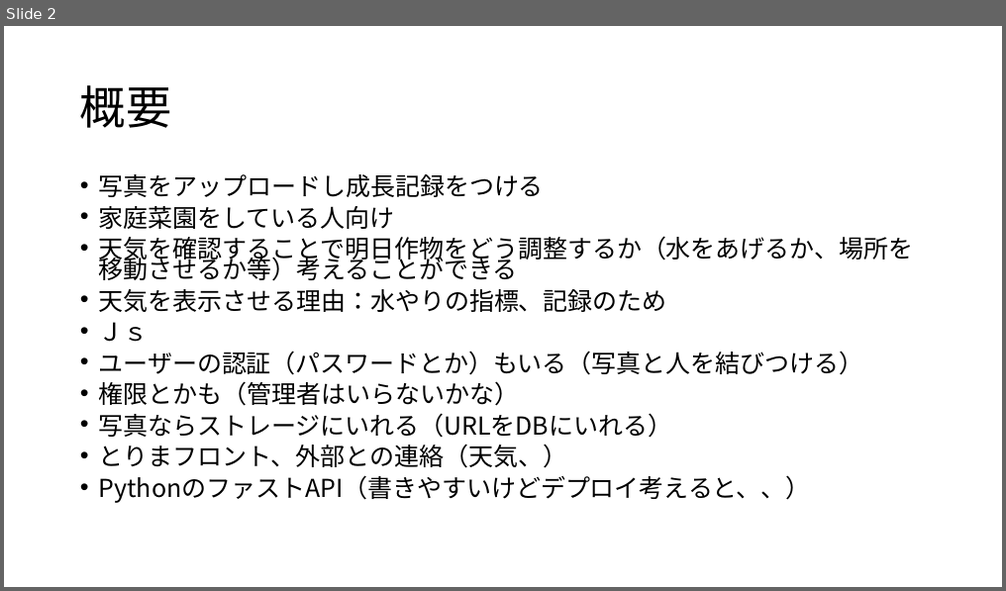
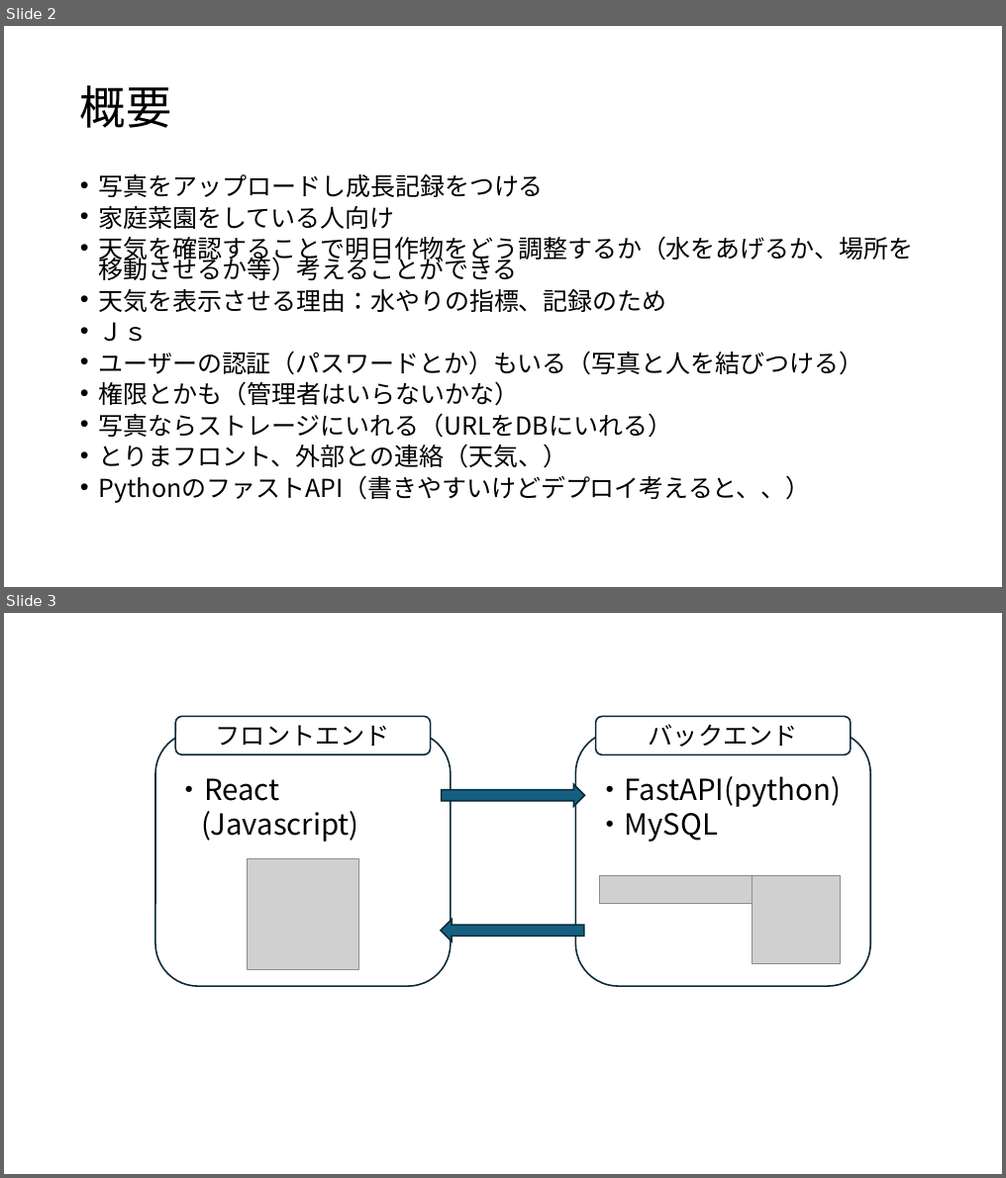
Before and after one commit to matsuri002/Gaedening_Diary, a slide deck: docs/栽培管理アプリ.pptx. Shown one above the other, each under a label of ours: slide 2 before the commit, slides 2 and 3 after it. The pictures are 1006x591 and 1006x1178 pixels, drawn with LibreOffice and Linux fonts; fonts in the diff are those of the drawing; grey boxes stand for pictures. Boxes give left, top, right and bottom in pixels: in the first picture for what was removed or moved away, otherwise in the second. Text is boxed around its words. In the diff, an @@ line names an element or a change of style, - is before the commit and + after.

Commit message:
update:パワーポイントの変更

```diff
--- a/docs/栽培管理アプリ.pptx
+++ b/docs/栽培管理アプリ.pptx
@@ slide 3 added at [4,613,1002,1174], background #FFFFFF @@
@@ rounded rectangle added at [155,731,450,986], fill #FFFFFF, outline #092A39 1.5 pt, 28 pt, text #000000 @@
+・React
+(Javascript)
@@ rounded rectangle added at [175,716,430,755], fill #FFFFFF, outline #092A39 1.5 pt, 24 pt, text #000000 @@
+フロントエンド
@@ rounded rectangle added at [576,731,871,986], fill #FFFFFF, outline #092A39 1.5 pt, 28 pt, text #000000 @@
+・FastAPI(python)
+・MySQL
@@ rounded rectangle added at [595,716,849,756], fill #FFFFFF, outline #092A39 1.5 pt, 24 pt, text #000000 @@
+バックエンド
@@ right arrow added at [442,784,585,806], fill #156082, outline #092A39 1.5 pt @@
@@ picture added at [248,859,358,970] @@
@@ picture added at [600,875,752,904] @@
@@ picture added at [751,875,841,964] @@
@@ right arrow added at [441,920,584,942], fill #156082, outline #092A39 1.5 pt @@
```
Also in this commit, not shown: 1 other slide added.
